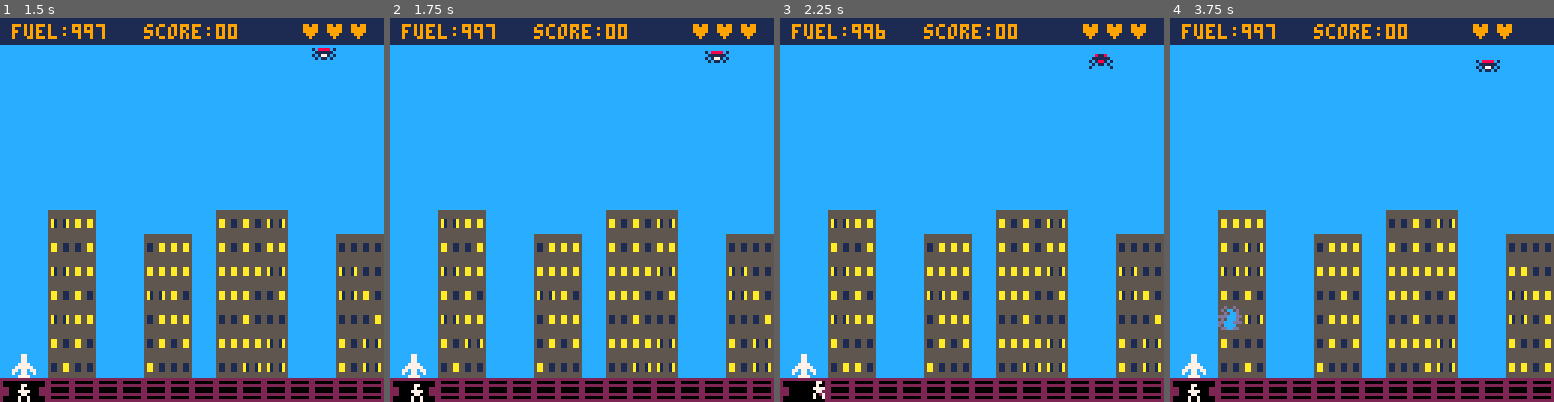
Above: before the commit, frames 1-4 (left to right).
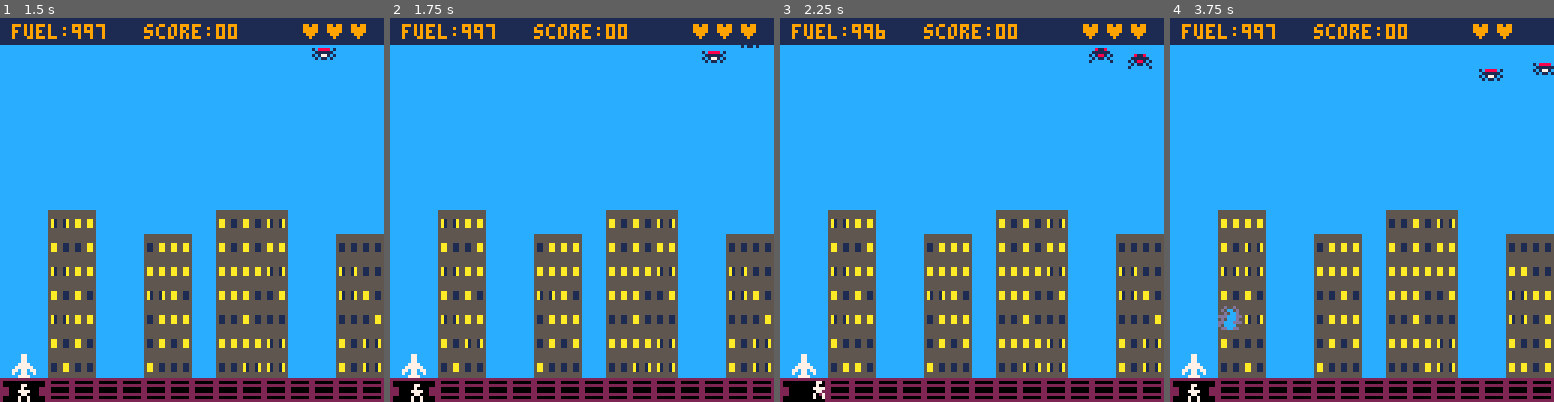
Above: after the commit, the same moments.

Repository: natebeaty/savepicoville
Game: PICO-8 cartridge savechicago.p8
Same seed, same stepped clock (60 frames per second), same inputs: the game is played once before the commit and once after it.
Inputs:
- Up to frame 1 (1.5 s): tap X (X key) at 0.33, 1.07 s; tap O (Z key) at 0.7 s
- Up to frame 2 (1.75 s): hold Right from 1.6 s (still down); tap O (Z key) at 1.7 s
- Up to frame 3 (2.25 s): tap X (X key) at 1.85 s; release Right at 2.1 s; tap O (Z key) at 2.1 s; hold Up from 2.15 s (still down)
- Up to frame 4 (3.75 s): release Up at 2.42 s; hold Right 2.47-3.03 s; tap O (Z key) every 0.4 s from 2.5 to 3.7 s; tap X (X key) at 2.97 s; hold Left 3.08-3.58 s; hold Down from 3.63 s (still down)

Frame 1 is identical in both runs. In frame 2, 0.2% of the frame differs, in the area x 81-97%, y 7-12%; in frame 3, 0.3%; in frame 4, 0.4%, in the area x 79-100%, y 10-17%.

Commit message:
one more enemy each level

Diff:
--- a/main.lua
+++ b/main.lua
@@ -162,7 +162,7 @@
 
     p.update()
     building_blink(3)
-    check_enemy_spawn(level)
+    check_enemy_spawn(level+1)
     check_supply_spawn()
     for grp in all({bullets,enemies,supply,balloon,explosions,rumblingrows}) do
       for obj in all(grp) do
